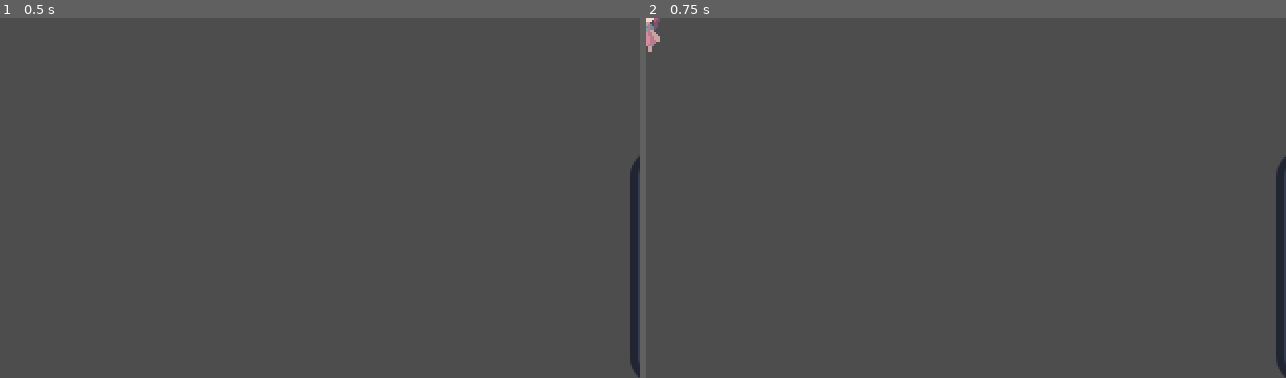
Above: before the commit, frames 1-2 (left to right).
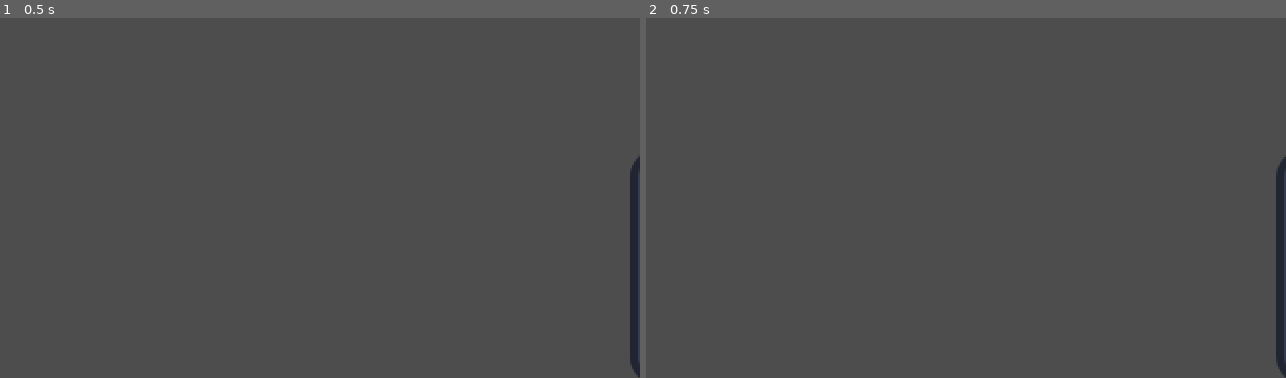
Above: after the commit, the same moments.

Repository: Icewav3/ludumdare54
Game: Godot game, scene res://GlobalScene.tscn
Two runs of this game, one before a commit and one after it. Both use one fixed random seed, a clock stepped at 60 frames per second and the inputs below. The engine's default icon, where the game draws it, is replaced by a stand-in: a white triangle on a blue panel in a dark square.
Inputs:
- Up to frame 1 (0.5 s): no input
- Up to frame 2 (0.75 s): tap Enter at 0.5 s

Frame 1 is identical in both runs. In frame 2, 0.1% of the frame differs, in the area x 0-3%, y 0-10%.

Commit message:
Renamed scenes

Diff:
--- a/GlobalScene.tscn
+++ b/GlobalScene.tscn
@@ -3,7 +3,7 @@
 [ext_resource type="Script" path="res://scripts/StateManager.gd" id="1_xwmqt"]
 [ext_resource type="Texture2D" uid="uid://baf3r1v1mq0b2" path="res://icon.svg" id="2_7h2uw"]
 
-[node name="Scene" type="Node2D"]
+[node name="GlobalScene" type="Node2D"]
 script = ExtResource("1_xwmqt")
 debug = null
 
--- a/scenes/MainMenu.tscn
+++ b/scenes/MainMenu.tscn
@@ -2,7 +2,7 @@
 
 [ext_resource type="Texture2D" uid="uid://baf3r1v1mq0b2" path="res://icon.svg" id="1_2wtxe"]
 
-[node name="Scene" type="Node2D"]
+[node name="MainMenu" type="Node2D"]
 
 [node name="testsprite" type="Sprite2D" parent="."]
 position = Vector2(377.5, 124.5)
--- a/scenes/level_1.tscn
+++ b/scenes/level_1.tscn
@@ -1,7 +1,3 @@
-[gd_scene load_steps=2 format=3 uid="uid://dyii0cri0jx83"]
-
-[ext_resource type="PackedScene" uid="uid://bs6oe80hi2165" path="res://scenes/player.tscn" id="1_fmxc3"]
+[gd_scene format=3 uid="uid://dyii0cri0jx83"]
 
 [node name="Level1" type="Node2D"]
-
-[node name="Player" parent="." instance=ExtResource("1_fmxc3")]
--- a/scenes/player.tscn
+++ b/scenes/player.tscn
@@ -6,6 +6,89 @@
 [sub_resource type="RectangleShape2D" id="RectangleShape2D_gqs7i"]
 size = Vector2(18, 5)
 
+[sub_resource type="Animation" id="Animation_q07iw"]
+resource_name = "IdleDown"
+length = 0.1
+loop_mode = 1
+tracks/0/type = "value"
+tracks/0/imported = false
+tracks/0/enabled = true
+tracks/0/path = NodePath("Sprite2D:frame")
+tracks/0/interp = 1
+tracks/0/loop_wrap = true
+tracks/0/keys = {
+"times": PackedFloat32Array(0),
+"transitions": PackedFloat32Array(1),
+"update": 1,
+"values": [0]
+}
+
+[sub_resource type="Animation" id="Animation_xc1td"]
+resource_name = "IdleLeft"
+length = 0.1
+loop_mode = 1
+tracks/0/type = "value"
+tracks/0/imported = false
+tracks/0/enabled = true
+tracks/0/path = NodePath("Sprite2D:frame")
+tracks/0/interp = 1
+tracks/0/loop_wrap = true
+tracks/0/keys = {
+"times": PackedFloat32Array(0),
+"transitions": PackedFloat32Array(1),
+"update": 1,
+"values": [12]
+}
+
+[sub_resource type="Animation" id="Animation_fed1y"]
+resource_name = "IdleRight"
+length = 0.1
+loop_mode = 1
+tracks/0/type = "value"
+tracks/0/imported = false
+tracks/0/enabled = true
+tracks/0/path = NodePath("Sprite2D:frame")
+tracks/0/interp = 1
+tracks/0/loop_wrap = true
+tracks/0/keys = {
+"times": PackedFloat32Array(0),
+"transitions": PackedFloat32Array(1),
+"update": 1,
+"values": [8]
+}
+
+[sub_resource type="Animation" id="Animation_a3bmf"]
+resource_name = "IdleUp"
+length = 0.1
+loop_mode = 1
+tracks/0/type = "value"
+tracks/0/imported = false
+tracks/0/enabled = true
+tracks/0/path = NodePath("Sprite2D:frame")
+tracks/0/interp = 1
+tracks/0/loop_wrap = true
+tracks/0/keys = {
+"times": PackedFloat32Array(0),
+"transitions": PackedFloat32Array(1),
+"update": 1,
+"values": [4]
+}
+
+[sub_resource type="Animation" id="Animation_m63re"]
+length = 0.001
+tracks/0/type = "value"
+tracks/0/imported = false
+tracks/0/enabled = true
+tracks/0/path = NodePath("Sprite2D:frame")
+tracks/0/interp = 1
+tracks/0/loop_wrap = true
+tracks/0/keys = {
+"times": PackedFloat32Array(0),
+"transitions": PackedFloat32Array(1),
+"update": 1,
+"values": [0]
+}
+
 [sub_resource type="Animation" id="Animation_pvej7"]
 resource_name = "WalkDown"
 length = 0.8
@@ -23,87 +106,38 @@
 "values": [1, 2, 3, 0]
 }
 
-[sub_resource type="Animation" id="Animation_q07iw"]
-resource_name = "IdleDown"
-length = 0.1
-loop_mode = 1
-tracks/0/type = "value"
-tracks/0/imported = false
-tracks/0/enabled = true
-tracks/0/path = NodePath("Sprite2D:frame")
-tracks/0/interp = 1
-tracks/0/loop_wrap = true
-tracks/0/keys = {
-"times": PackedFloat32Array(0),
-"transitions": PackedFloat32Array(1),
-"update": 1,
-"values": [0]
-}
-
-[sub_resource type="Animation" id="Animation_m63re"]
-length = 0.001
-tracks/0/type = "value"
-tracks/0/imported = false
-tracks/0/enabled = true
-tracks/0/path = NodePath("Sprite2D:frame")
-tracks/0/interp = 1
-tracks/0/loop_wrap = true
-tracks/0/keys = {
-"times": PackedFloat32Array(0),
-"transitions": PackedFloat32Array(1),
-"update": 1,
-"values": [0]
-}
-
-[sub_resource type="Animation" id="Animation_a3bmf"]
-resource_name = "IdleUp"
-length = 0.1
-loop_mode = 1
-tracks/0/type = "value"
-tracks/0/imported = false
-tracks/0/enabled = true
-tracks/0/path = NodePath("Sprite2D:frame")
-tracks/0/interp = 1
-tracks/0/loop_wrap = true
-tracks/0/keys = {
-"times": PackedFloat32Array(0),
-"transitions": PackedFloat32Array(1),
-"update": 1,
-"values": [4]
-}
-
-[sub_resource type="Animation" id="Animation_xc1td"]
-resource_name = "IdleLeft"
-length = 0.1
-loop_mode = 1
-tracks/0/type = "value"
-tracks/0/imported = false
-tracks/0/enabled = true
-tracks/0/path = NodePath("Sprite2D:frame")
-tracks/0/interp = 1
-tracks/0/loop_wrap = true
-tracks/0/keys = {
-"times": PackedFloat32Array(0),
-"transitions": PackedFloat32Array(1),
-"update": 1,
-"values": [12]
-}
-
-[sub_resource type="Animation" id="Animation_fed1y"]
-resource_name = "IdleRight"
-length = 0.1
-loop_mode = 1
-tracks/0/type = "value"
-tracks/0/imported = false
-tracks/0/enabled = true
-tracks/0/path = NodePath("Sprite2D:frame")
-tracks/0/interp = 1
-tracks/0/loop_wrap = true
-tracks/0/keys = {
-"times": PackedFloat32Array(0),
-"transitions": PackedFloat32Array(1),
-"update": 1,
-"values": [8]
+[sub_resource type="Animation" id="Animation_8vtxn"]
+resource_name = "WalkLeft"
+length = 0.8
+loop_mode = 1
+tracks/0/type = "value"
+tracks/0/imported = false
+tracks/0/enabled = true
+tracks/0/path = NodePath("Sprite2D:frame")
+tracks/0/interp = 1
+tracks/0/loop_wrap = true
+tracks/0/keys = {
+"times": PackedFloat32Array(0, 0.2, 0.4, 0.6),
+"transitions": PackedFloat32Array(1, 1, 1, 1),
+"update": 1,
+"values": [13, 14, 15, 12]
+}
+
+[sub_resource type="Animation" id="Animation_6go0y"]
+resource_name = "WalkRight"
+length = 0.8
+loop_mode = 1
+tracks/0/type = "value"
+tracks/0/imported = false
+tracks/0/enabled = true
+tracks/0/path = NodePath("Sprite2D:frame")
+tracks/0/interp = 1
+tracks/0/loop_wrap = true
+tracks/0/keys = {
+"times": PackedFloat32Array(0, 0.2, 0.4, 0.6),
+"transitions": PackedFloat32Array(1, 1, 1, 1),
+"update": 1,
+"values": [9, 10, 11, 8]
 }
 
 [sub_resource type="Animation" id="Animation_o41dq"]
@@ -121,40 +155,6 @@
 "transitions": PackedFloat32Array(1, 1, 1, 1),
 "update": 1,
 "values": [5, 6, 7, 4]
-}
-
-[sub_resource type="Animation" id="Animation_8vtxn"]
-resource_name = "WalkLeft"
-length = 0.8
-loop_mode = 1
-tracks/0/type = "value"
-tracks/0/imported = false
-tracks/0/enabled = true
-tracks/0/path = NodePath("Sprite2D:frame")
-tracks/0/interp = 1
-tracks/0/loop_wrap = true
-tracks/0/keys = {
-"times": PackedFloat32Array(0, 0.2, 0.4, 0.6),
-"transitions": PackedFloat32Array(1, 1, 1, 1),
-"update": 1,
-"values": [13, 14, 15, 12]
-}
-
-[sub_resource type="Animation" id="Animation_6go0y"]
-resource_name = "WalkRight"
-length = 0.8
-loop_mode = 1
-tracks/0/type = "value"
-tracks/0/imported = false
-tracks/0/enabled = true
-tracks/0/path = NodePath("Sprite2D:frame")
-tracks/0/interp = 1
-tracks/0/loop_wrap = true
-tracks/0/keys = {
-"times": PackedFloat32Array(0, 0.2, 0.4, 0.6),
-"transitions": PackedFloat32Array(1, 1, 1, 1),
-"update": 1,
-"values": [9, 10, 11, 8]
 }
 
 [sub_resource type="AnimationLibrary" id="AnimationLibrary_xjrj2"]
